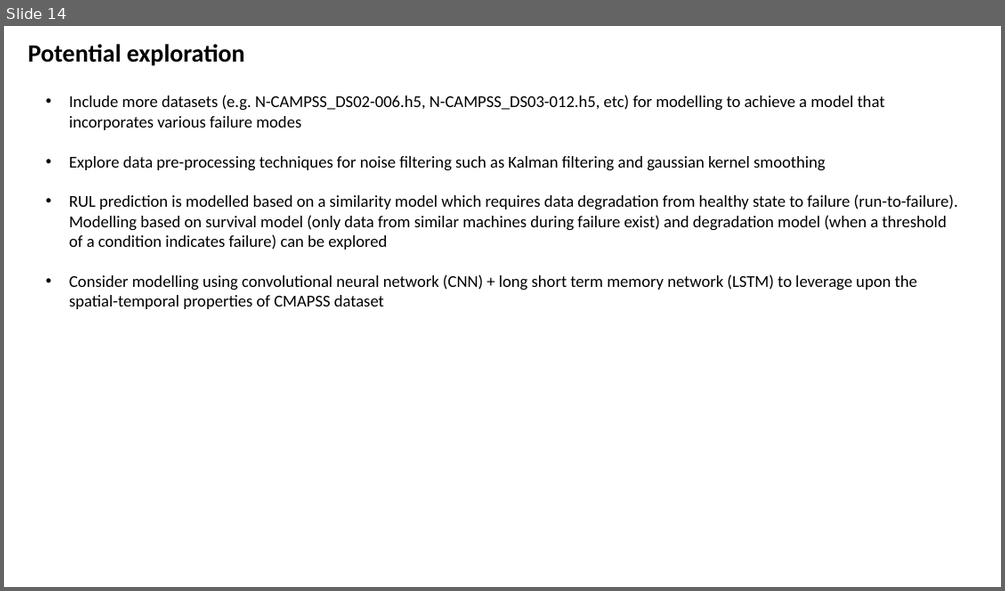
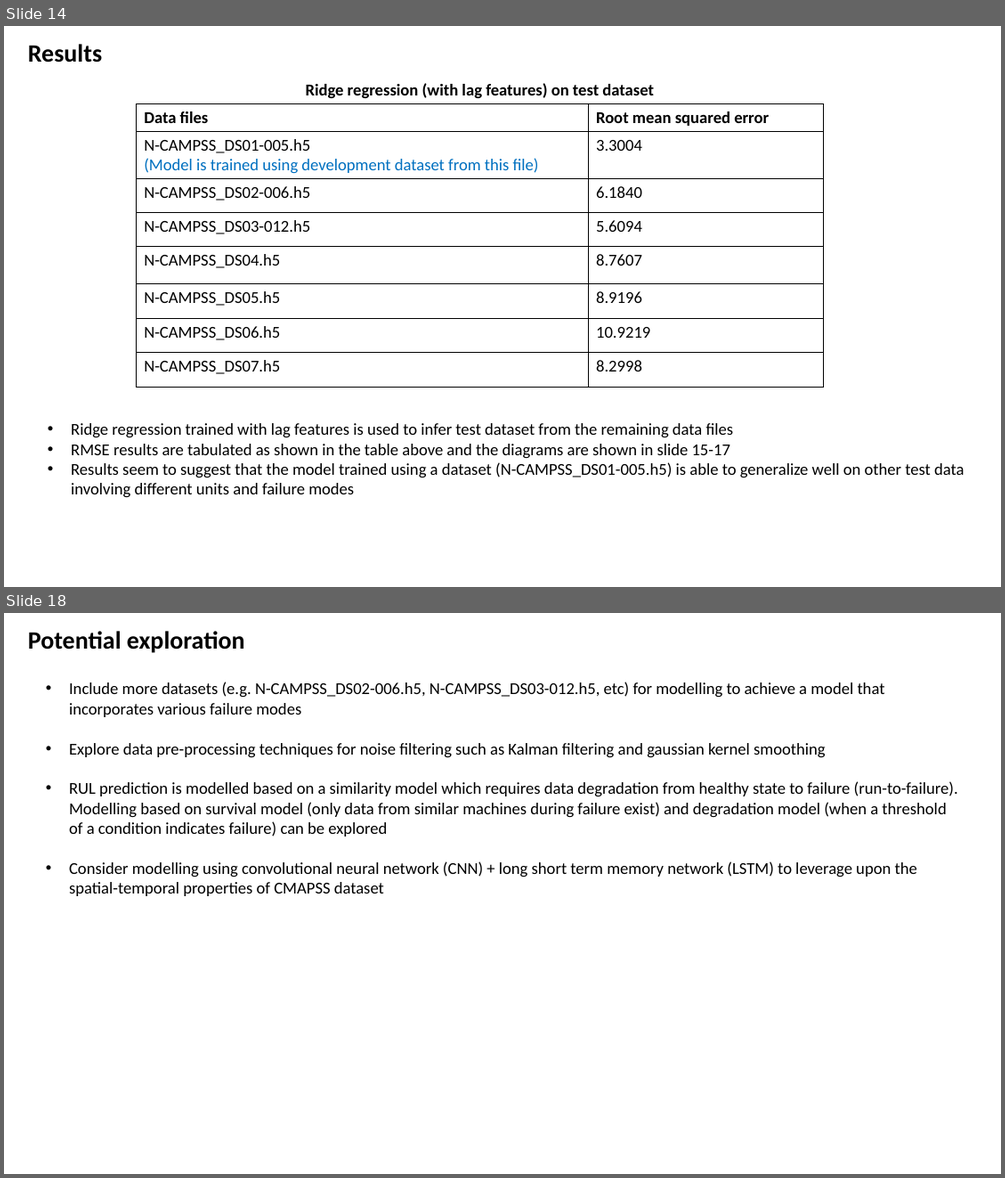
Before and after one commit to Lim-Guowei/RUL, a slide deck: ds01_report.pptx. Shown one above the other, each under a label of ours: slide 14 before the commit, slides 14 and 18 after it; the slides between them are not shown. The pictures are 1005x591 and 1005x1178 pixels, drawn with LibreOffice and Linux fonts; fonts in the diff are those of the drawing. Boxes give left, top, right and bottom in pixels: in the first picture for what was removed or moved away, otherwise in the second. Text is boxed around its words. In the diff, an @@ line names an element or a change of style, - is before the commit and + after.

Commit message:
Added inference results on remaining test dataset

```diff
--- a/ds01_report.pptx
+++ b/ds01_report.pptx
@@ slide 14 added at (4,26,1001,587), background #FFFFFF @@
@@ text added at (28,44,102,62), 24 pt, text #000000, bold @@
+Results
@@ table added at (137,103,824,387), 8 rows, 2 columns @@
+Data files | Root mean squared error
+N-CAMPSS_DS01-005.h5 / (Model is trained using development dataset from this file) | 3.3004
+N-CAMPSS_DS02-006.h5 | 6.1840
+N-CAMPSS_DS03-012.h5 | 5.6094
+N-CAMPSS_DS04.h5 | 8.7607
+N-CAMPSS_DS05.h5 | 8.9196
+N-CAMPSS_DS06.h5 | 10.9219
+N-CAMPSS_DS07.h5 | 8.2998
@@ text added at (306,83,654,98), 16 pt, text #000000, bold @@
+Ridge regression (with lag features) on test dataset
@@ text added at (71,423,963,498), 16 pt, text #000000 @@
+• Ridge regression trained with lag features is used to infer test dataset from the remaining data files
+• RMSE results are tabulated as shown in the table above and the diagrams are shown in slide 15-17
+• Results seem to suggest that the model trained using a dataset (N-CAMPSS_DS01-005.h5) is able to generalize well on other test data involving different units and failure modes
@@ what was slide 14 is now slide 18 @@
```
Also in this commit, not shown: 1 slide changed, 3 other slides added, 9 other files.
